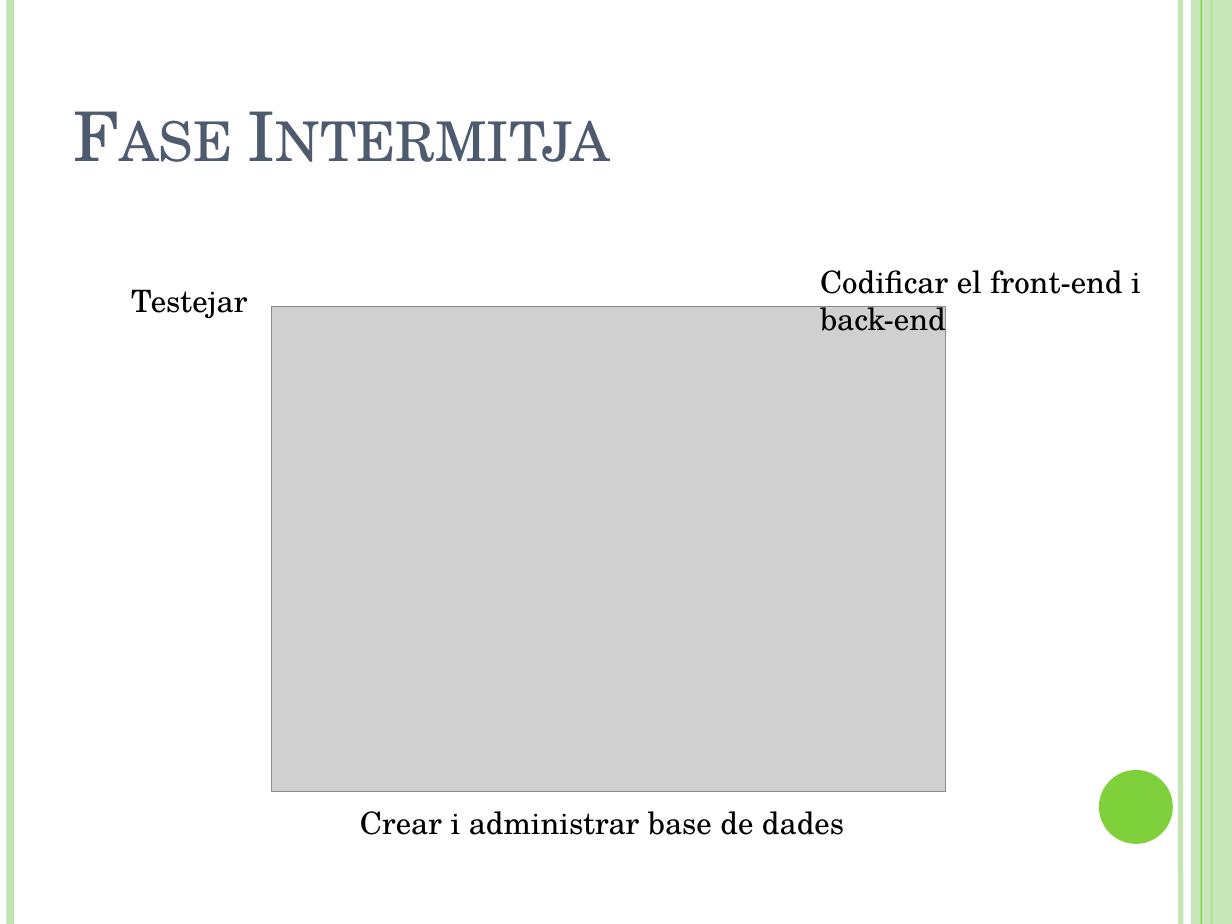
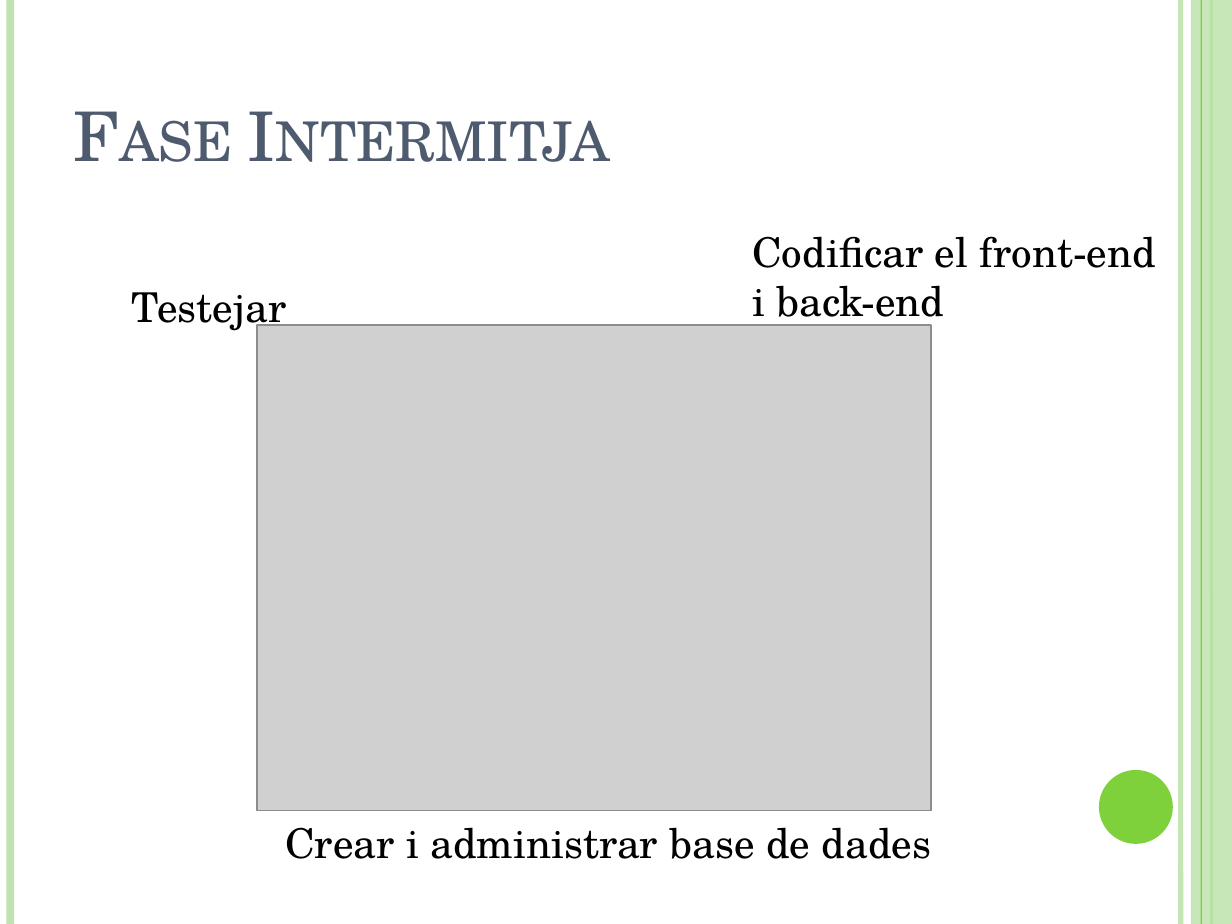
Before and after one commit to 1601230/Taam-App, a slide deck: slide 10 of Documentació/Presentacions/Primera presentació/Primera_presentacio_de_Taam_App.pptx. Drawn at 1232x924 pixels with LibreOffice and Linux fonts; fonts in the diff are those of the drawing; grey boxes stand for pictures. Boxes give left, top, right and bottom in pixels: in the first picture for what was removed or moved away, otherwise in the second. Text is boxed around its words. In the diff, an @@ line names an element or a change of style, - is before the commit and + after.

```diff
--- a/Documentació/Presentacions/Primera presentació/Primera_presentacio_de_Taam_App.pptx
+++ b/Documentació/Presentacions/Primera presentació/Primera_presentacio_de_Taam_App.pptx
@@ text "Codificar el front-end i back-end": place and size @@
-text "Codificar el front-end i back-end" at bbox=[820, 270, 1141, 340]
+text "Codificar el front-end i back-end" at bbox=[752, 236, 1156, 328]
@@ size 18 to 24 pt in 3 elements at bbox=[285, 827, 932, 859], bbox=[752, 236, 1156, 328], bbox=[131, 292, 286, 334] @@
@@ picture: place and size @@
-picture at bbox=[272, 307, 946, 792]
+picture at bbox=[257, 325, 931, 811]
@@ text "Crear i administrar base de ...": place and size @@
-text "Crear i administrar base de ..." at bbox=[360, 811, 844, 835]
+text "Crear i administrar base de ..." at bbox=[285, 827, 932, 859]
```
Also in this commit, not shown: 1 other slide changed.
